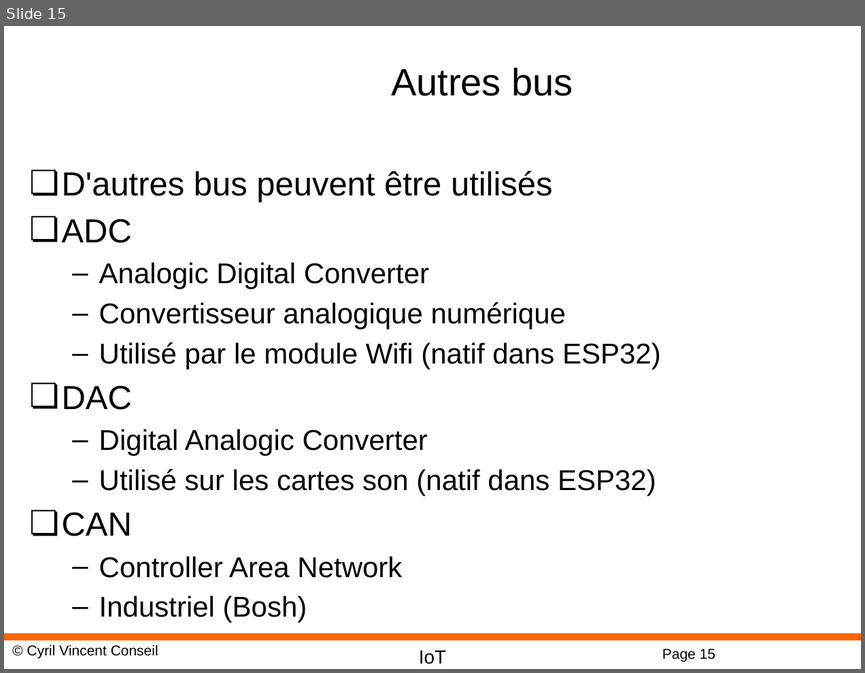
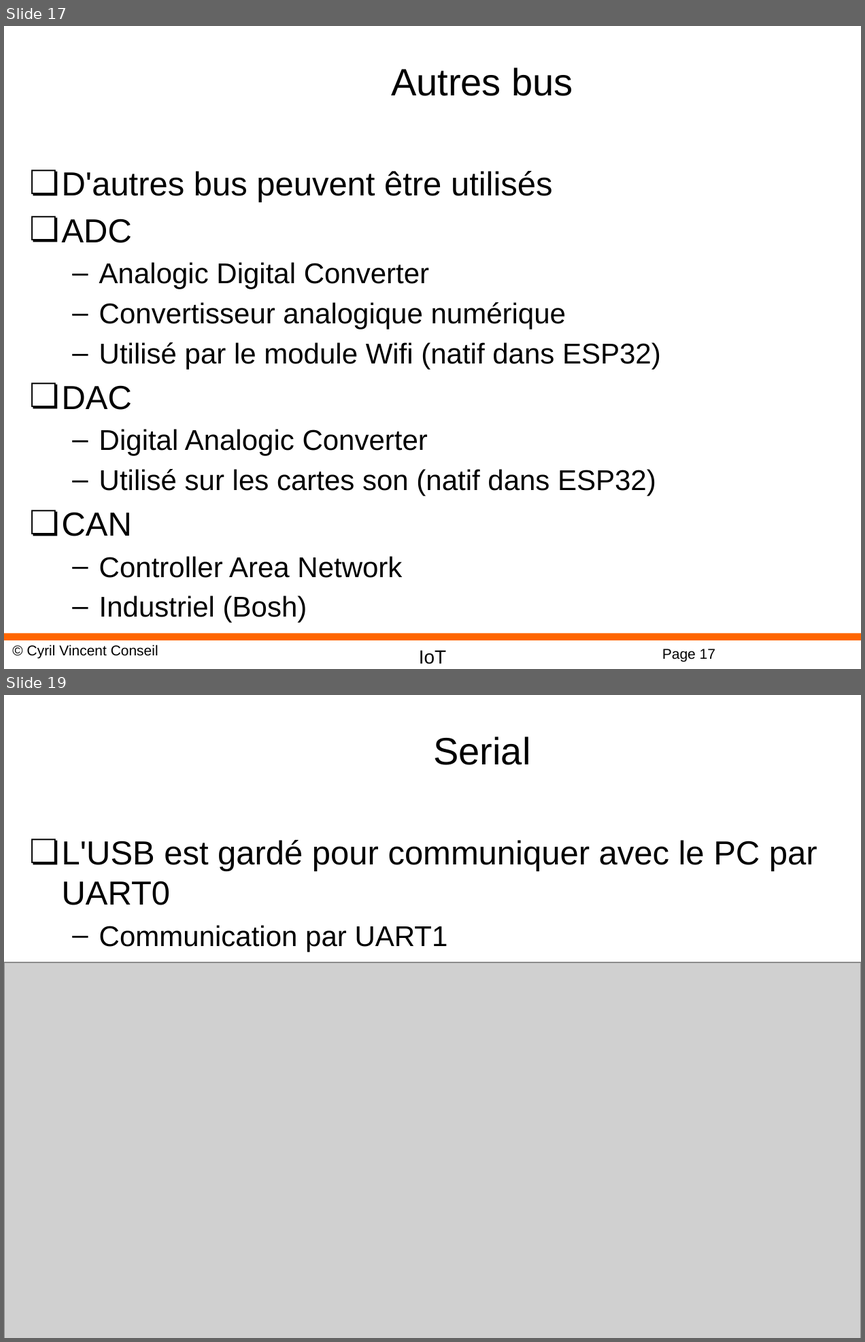
Before and after one commit to cyrilvincent/IoT, a slide deck: ppt/IoT20-MicropythonBus.pptx. Shown one above the other, each under a label of ours: slide 15 before the commit, slides 17 and 19 after it; the slides between them are not shown. The pictures are 865x673 and 865x1342 pixels, drawn with LibreOffice and Linux fonts; fonts in the diff are those of the drawing; grey boxes stand for pictures; background and template pictures are left out. Boxes give left, top, right and bottom in pixels: in the first picture for what was removed or moved away, otherwise in the second. Text is boxed around its words. In the diff, an @@ line names an element or a change of style, - is before the commit and + after.

```diff
--- a/ppt/IoT20-MicropythonBus.pptx
+++ b/ppt/IoT20-MicropythonBus.pptx
@@ slide 19 added at box(4, 695, 861, 1338), background #FFFFFF; not listed: 2 template elements that a slide beside it also shows @@
@@ title added at box(433, 736, 530, 765), 32 pt, text #000000 @@
+Serial
@@ text added at box(62, 840, 817, 951), 28 pt, text #000000 @@
+❏ L'USB est gardé pour communiquer avec le PC par UART0
+  – Communication par UART1
@@ picture added at box(4, 962, 861, 1338) @@
@@ what was slide 15 is now slide 17 @@
@@ page number at box(662, 648, 715, 661): text changed @@
-Page 15
+Page 17
```
Also in this commit, not shown: 1 slide changed, 3 other slides added, 1 slide removed, 5 other files.
